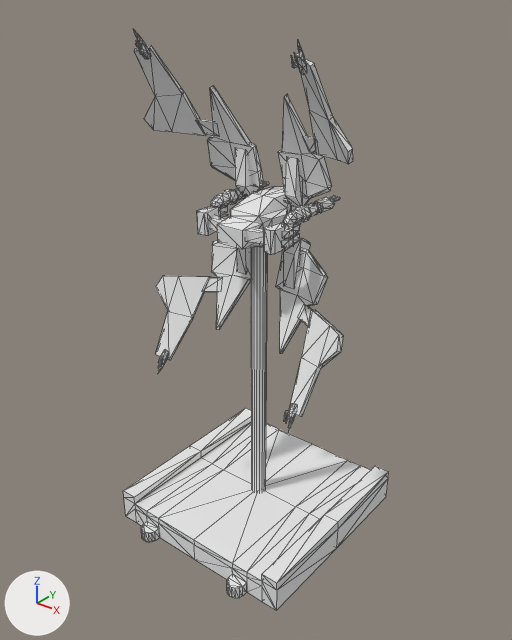
The OBJ model assets/ships-v2/small/starviperclassattackplatform/starviper.obj, before and after one commit.
The view is the same before and after, from a 50 mm camera at (4.33, -5.46, 5.81) aimed at (0.02, -0.07, 2.47). The lights are fixed; the arrows at lower left show +X, +Y and +Z. Mesh edges are drawn as thin lines. Where no turn or scale is listed for an object, it has been applied to the vertices.

Before the edit, the objects in view are built like this:
```python
me_nv_virago_cube15_auv = bpy.data.meshes.new('NV_virago_Cube15_auv')
me_nv_virago_cube15_auv.from_pydata(...)  # 798 vertices, 1448 faces; spans x -1.25..1.24, y -0.71..0.72, z 1.73..5.37
me_nv_virago_cube15_auv.materials.append(mat_cube15_auv)  # white #e7e7e7
me_small_base_cube_002_cube15_auv = bpy.data.meshes.new('small_base_Cube.002_Cube15_auv')
me_small_base_cube_002_cube15_auv.from_pydata(...)  # 184 vertices, 310 faces; spans x -1.16..1.16, y -1.31..1.31, z -0.15..3.43
me_small_base_cube_002_cube15_auv.materials.append(mat_cube15_auv)  # white #e7e7e7
ob_nv_virago_cube15_auv = bpy.data.objects.new('NV_virago_Cube15_auv', me_nv_virago_cube15_auv)
ob_nv_virago_cube15_auv.location = (0.0, 0.0, 0.0)
ob_small_base_cube_002_cube15_auv = bpy.data.objects.new('small_base_Cube.002_Cube15_auv', me_small_base_cube_002_cube15_auv)
ob_small_base_cube_002_cube15_auv.location = (0.0, 0.0, 0.0)
```
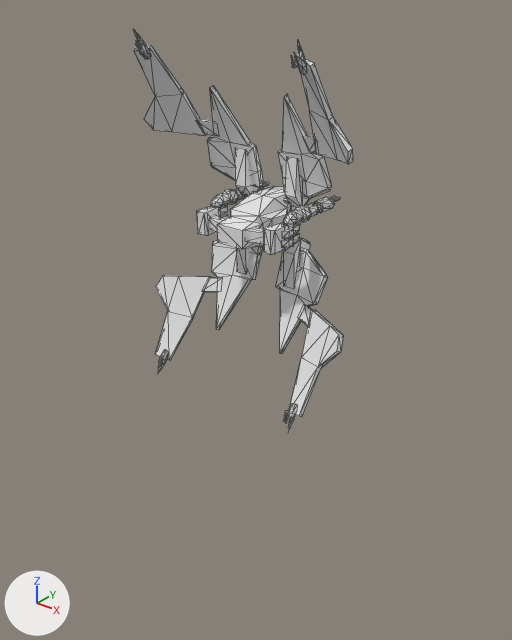
The newer file is also turned or shifted as a whole; pictures and numbers use the older file's frame.

Where the change shows, as pixel boxes (x1, y1, x2, y2) in the pictures (512 x 640 px):
'small_base_Cube.002_Cube15_auv', deleted: before (123, 247, 389, 611)

Patch to the scene script:
```diff
--- a/assets/ships-v2/small/starviperclassattackplatform/starviper.obj.py
+++ b/assets/ships-v2/small/starviperclassattackplatform/starviper.obj.py
@@ ob_small_base_cube_002_cube15_auv @@
-ob_small_base_cube_002_cube15_auv = bpy.data.objects.new('small_base_Cube.002_Cube15_auv', me_small_base_cube_002_cube15_auv)
-ob_small_base_cube_002_cube15_auv.location = (0.0, 0.0, 0.0)
```
